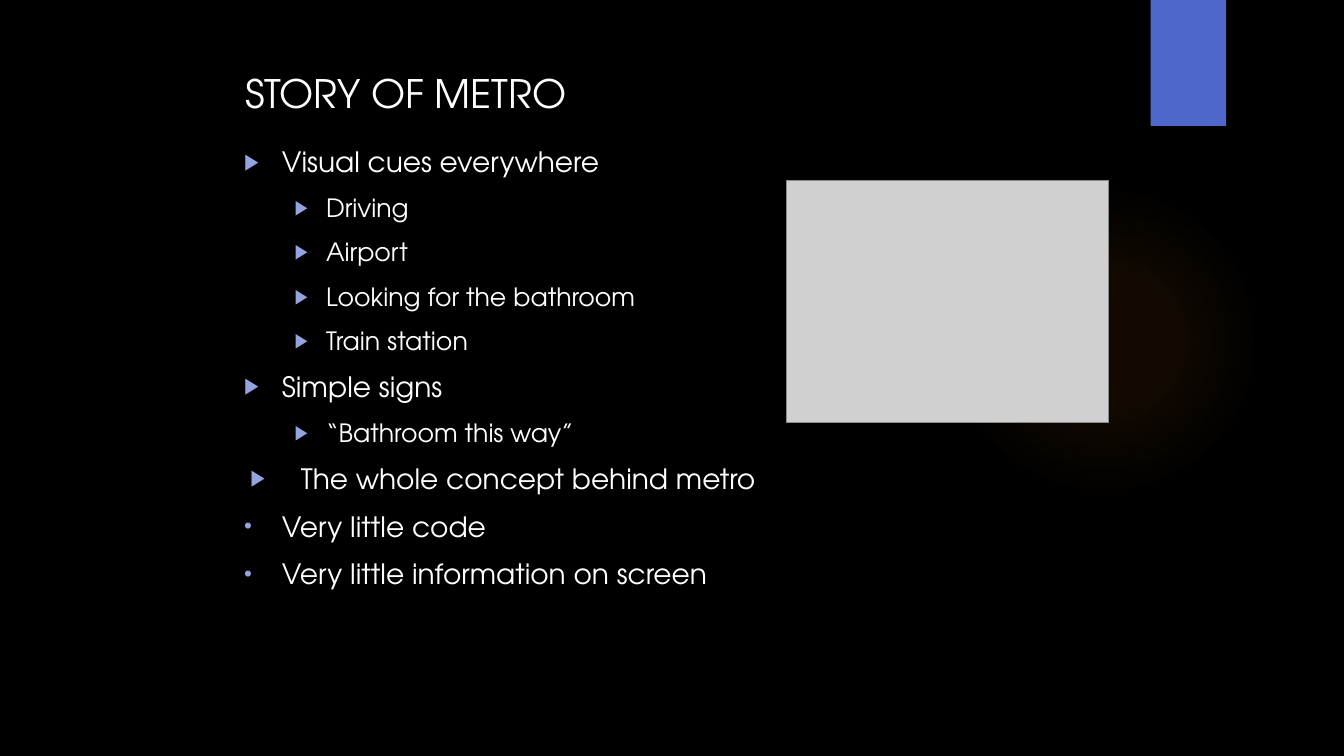
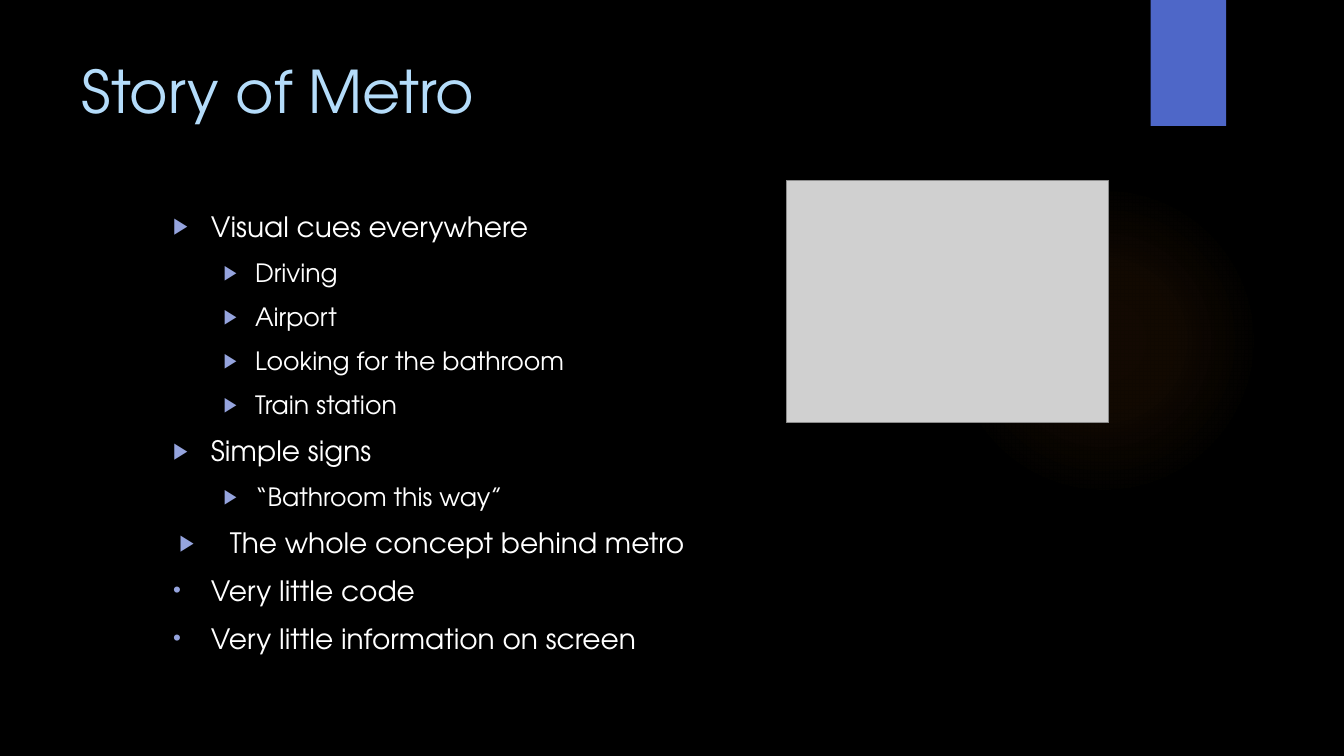
Before and after one commit to WitsSoftDev/SoftDev2016, a slide deck: slide 21 of Session 5/Softdev Session 5 2016.pptx (slide 24 before the commit). Drawn at 1344x756 pixels with LibreOffice and Linux fonts; fonts in the diff are those of the drawing; grey boxes stand for pictures; background and template pictures are left out. Boxes give left, top, right and bottom in pixels: in the first picture for what was removed or moved away, otherwise in the second. Text is boxed around its words. In the diff, an @@ line names an element or a change of style, - is before the commit and + after.

```diff
--- a/Session 5/Softdev Session 5 2016.pptx
+++ b/Session 5/Softdev Session 5 2016.pptx
@@ title "Story of Metro" at <box>81,68,474,125</box>: vertical alignment middle to top @@
@@ title at <box>81,68,474,125</box>: text changed; size 28 to 42 pt; text colour #FFFFFF to #B4DCFA @@
-STORY OF METRO
+Story of Metro
@@ text "Visual cues everywhere": place and size @@
-text "Visual cues everywhere" at <box>282,151,755,590</box>
+text "Visual cues everywhere" at <box>211,216,684,655</box>
```
Also in this commit, not shown: 8 other slides changed, 5 slides added, 2 slides removed.
